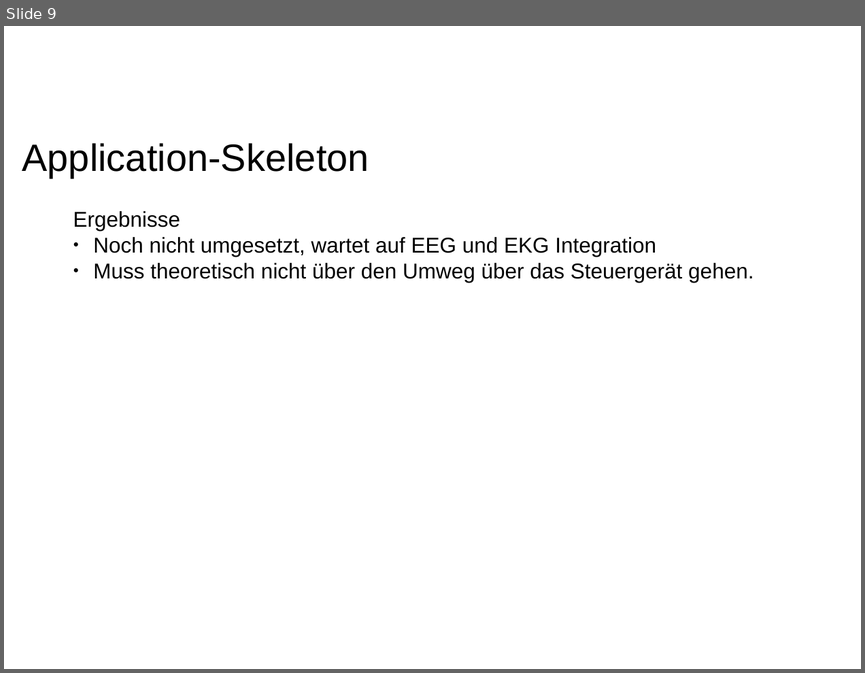
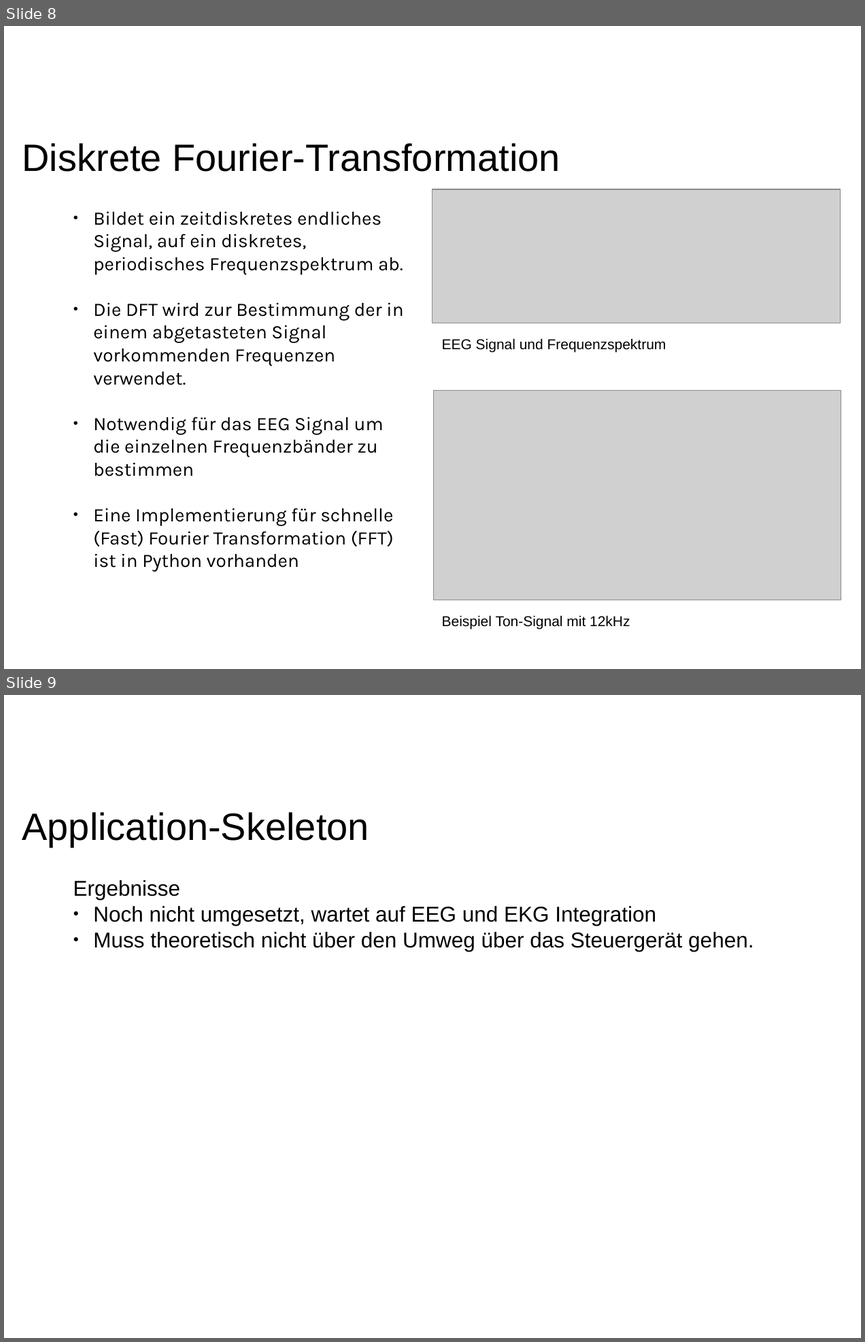
Before and after one commit to ppasler/current-adas, a slide deck: project/Zwischenstand.odp. Shown one above the other, each under a label of ours: slide 9 before the commit, slides 8 and 9 after it. The pictures are 865x673 and 865x1342 pixels, drawn with LibreOffice and Linux fonts; fonts in the diff are those of the drawing; grey boxes stand for pictures; background and template pictures are left out. Boxes give left, top, right and bottom in pixels: in the first picture for what was removed or moved away, otherwise in the second. Text is boxed around its words. In the diff, an @@ line names an element or a change of style, - is before the commit and + after.

```diff
--- a/project/Zwischenstand.odp
+++ b/project/Zwischenstand.odp
@@ slide 8 added at [4, 26, 861, 669], background #FFFFFF @@
@@ text added at [22, 143, 560, 172], 32 pt, text #000000 @@
+Diskrete Fourier-Transformation
@@ picture added at [432, 190, 840, 323] @@
@@ text added at [93, 211, 403, 571], 16 pt, text #000000 @@
+● Bildet ein zeitdiskretes endliches Signal, auf ein diskretes, periodisches Frequenzspektrum ab.
+● Die DFT wird zur Bestimmung der in einem abgetasteten Signal vorkommenden Frequenzen verwendet.
+● Notwendig für das EEG Signal um die einzelnen Frequenzbänder zu bestimmen
+● Eine Implementierung für schnelle
+  (Fast) Fourier Transformation (FFT) ist in Python vorhanden
@@ text added at [442, 338, 666, 352], 12 pt, text #000000 @@
+EEG Signal und Frequenzspektrum
@@ picture added at [433, 390, 841, 599] @@
@@ text added at [442, 615, 630, 628], 12 pt, text #000000 @@
+Beispiel Ton-Signal mit 12kHz
```
Also in this commit, not shown: 1 slide changed, 5 other slides added, 6 slides removed, 8 other files.
